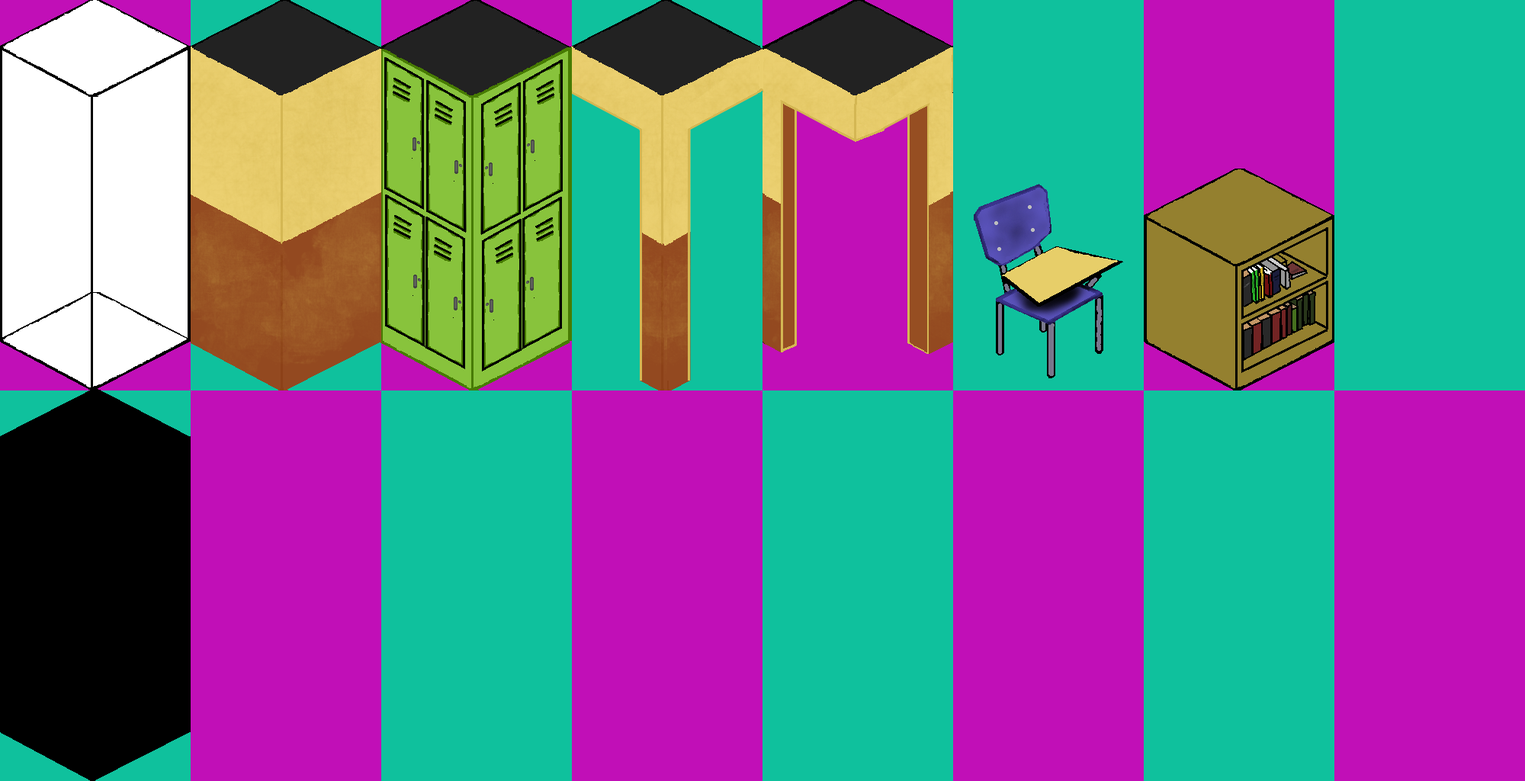
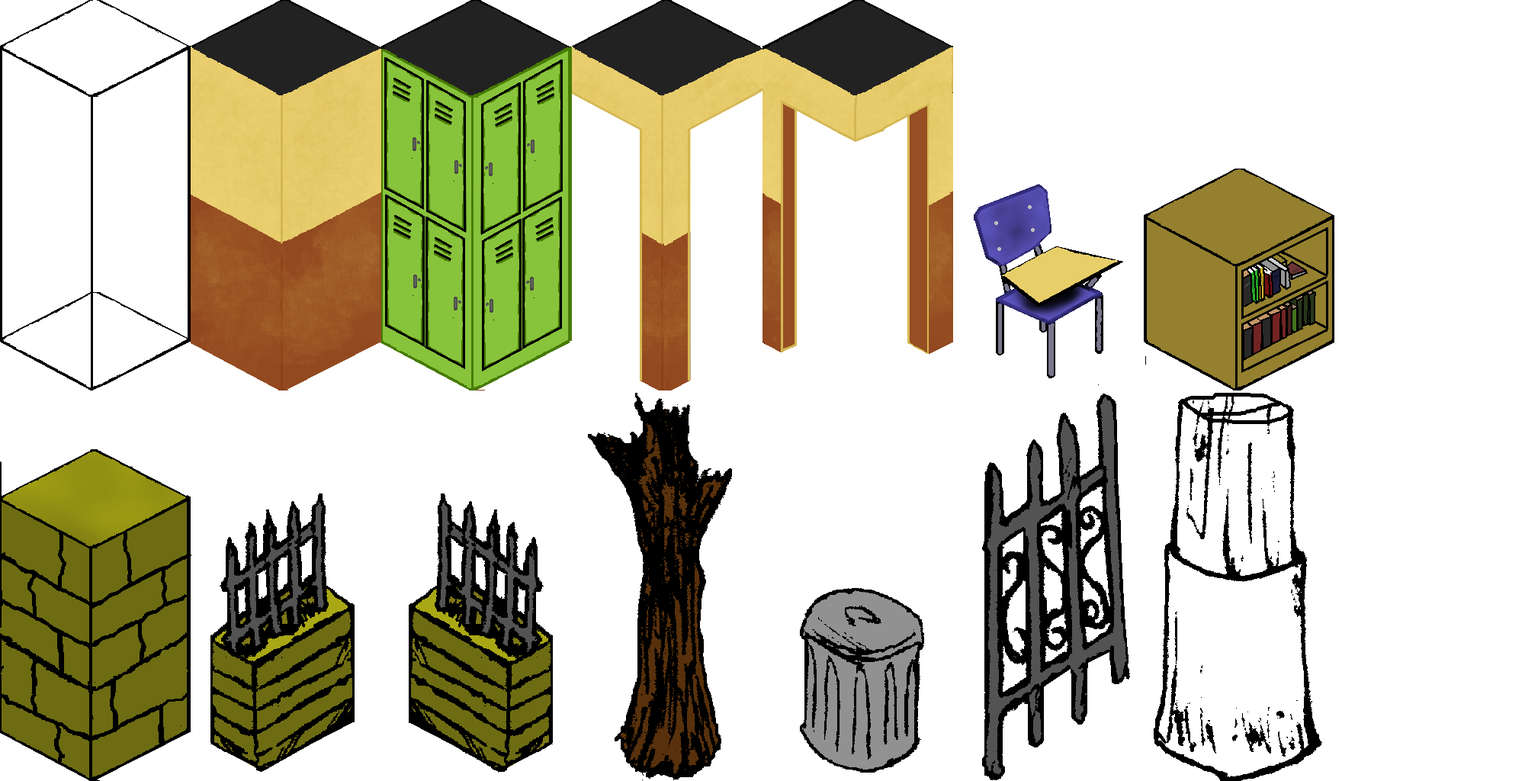
Layer changes from the first 1525 x 781 image to the second:
painted on "LayersOK" over [0, 28, 1323, 781]
hid "Background" over [0, 0, 1525, 781]
